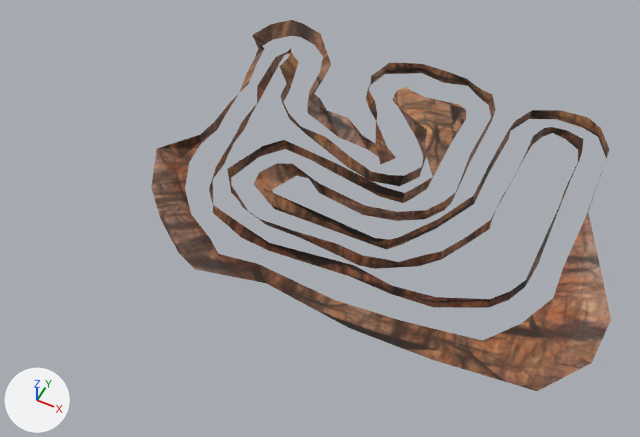
What one commit did to the Blender file RaceTrack1.blend.
Before and after are seen from a camera (50 mm lens) standing at (31.3, -80.3, 86.7) and looking at (-2.1, -13.5, 3.3). Arrows for +X, +Y and +Z are at lower left; the lights stay in place. Objects named as collision shapes, trigger or cutter boxes, shadow casters or lower levels of detail are left out.

In view in the first picture: 'walls'.
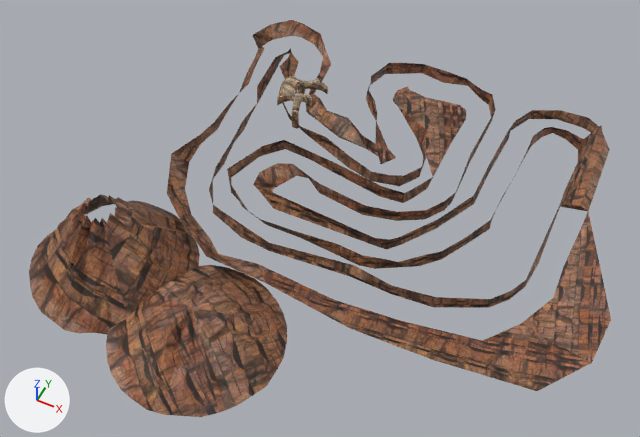
Changed parts and their boxes [x1, y1, x2, y2] in the pictures (640 x 437 px; the box of a moved part takes in the faces that stretch with it):
'walls', reshaped
    before: [151, 20, 611, 391]
    after: [167, 20, 611, 391]
'Mountain2', added (brown)
    after: [106, 265, 287, 417]
'Mountain', added (brown)
    after: [29, 195, 200, 335]
'Cube', added (brown)
    after: [277, 76, 328, 129]
part 1 of me_plane, moved or reshaped
    before: [151, 135, 266, 283]
    after: [167, 135, 266, 283]
part 2 of me_plane, added (brown)
    after: [559, 125, 610, 211]
part 3 of me_plane, surface changed
    both: [200, 20, 611, 391]

The change, as a diff of the scene's bpy script:
```diff
--- a/RaceTrack1.blend.py
+++ b/RaceTrack1.blend.py
@@ img_canyon2_jpg @@
+img_canyon2_jpg = load_image('canyon2.jpg', 'canyon2.jpg', 512, 512, 'sRGB')
@@ mat_canyon2_jpg @@
+mat_canyon2_jpg = principled_material('canyon2.jpg')
+mat_canyon2_jpg.texture = img_canyon2_jpg
@@ me_plane @@
 # used by ob_walls; location = (0.0, 0.0, 0.0)
 # verts and faces of me_plane; kept vertices keep their numbers, new ones are numbered from 307
 # before: 176 (-28.6, -10.9, 1.8) at pixel (156, 148), 177 (-25.1, -17.4, 1.8) at pixel (151, 187), 178 (-20.9, -21.6, 1.7) at pixel (160, 219), 179 (-15.9, -25.2, 1.8) at pixel (178, 252), 180 (-12.6, -26.6, 1.8) at pixel (194, 269)
 # before: 188 (27.8, 4.4, 1.6) at pixel (588, 211), 189 (27.3, 16.9, 1.8) at pixel (609, 149), 190 (25.0, 20.8, 1.7) at pixel (600, 127), 258 (24.1, 3.6, 1.5) at pixel (558, 206), 259 (24.1, 8.8, 1.8) at pixel (570, 179)
 # before: 260 (24.1, 14.3, 1.8) at pixel (581, 154), 261 (23.5, 17.5, 1.6) at pixel (583, 139)
-me_plane.from_pydata(...)  # 307 vertices, 167 faces; spans x -29.5..34.7, y -26.6..23.9, z 0.0..2.1
+me_plane.from_pydata(...)  # 314 vertices, 177 faces; spans x -29.5..34.7, y -25.9..23.9, z 0.0..2.7
+# me_plane part 1
+verts[176] = (-26.2, -10.8, 1.8)  # moved, pixel (171, 153)
+verts[177] = (-22.7, -17.3, 1.8)  # moved, pixel (166, 193)
+verts[178] = (-18.5, -20.6, 1.7)  # moved, pixel (180, 220)
+verts[179] = (-13.9, -23.3, 1.8)  # moved, pixel (200, 247)
+verts[180] = (-12.4, -24.3, 1.8)  # moved, pixel (206, 256)
+# me_plane part 2
+verts[307] = (26.6, 3.9, 2.6)  # pixel (580, 205)
+verts[308] = (26.3, 16.4, 2.7)  # pixel (603, 144)
+verts[309] = (25.1, 20.4, 2.6)  # pixel (601, 124)
+verts[310] = (24.5, 3.2, 2.5)  # pixel (562, 204)
+verts[311] = (24.6, 8.4, 2.7)  # pixel (574, 177)
+verts[312] = (24.6, 13.8, 2.7)  # pixel (585, 152)
+verts[313] = (24.2, 17.1, 2.6)  # pixel (589, 137)
+faces += [(260, 261, 313, 312), (188, 307, 308, 189), (188, 258, 310, 307), (307, 310, 311, 308), (308, 311, 312), (308, 312, 313, 309)]
+faces += [(190, 309, 313, 261), (258, 259, 311, 310), (189, 308, 309, 190), (259, 260, 312, 311)]
+# me_plane part 3: 167 kept faces spanning x -29.5..34.7, y -25.9..23.9, z 0.0..2.1 get new texture (UV) coordinates
 me_plane.materials.append(mat_canyonwall1_jpg)
@@ me_cylinder @@
+me_cylinder.from_pydata(...)  # 160 vertices, 128 faces; spans x -10.6..10.6, y -10.6..10.6, z -1.0..10.7
+me_cylinder.materials.append(mat_canyonwall1_jpg)  # picture img_canyonwall1_jpg
@@ me_cylinder_001 @@
+me_cylinder_001.from_pydata(...)  # 129 vertices, 128 faces; spans x -10.6..10.6, y -10.6..10.6, z -0.5..5.6
+me_cylinder_001.materials.append(mat_canyonwall1_jpg)  # picture img_canyonwall1_jpg
@@ me_cube_001 @@
+me_cube_001.from_pydata(...)  # 305 vertices, 284 faces; spans x -3.07..3.83, y -6.43..1.68, z -1.02..3.01
+me_cube_001.materials.append(mat_canyon2_jpg)  # picture img_canyon2_jpg
@@ ob_mountain @@
+ob_mountain = bpy.data.objects.new('Mountain', me_cylinder)
+ob_mountain.location = (-23.0, -29.1, 0.0)
@@ ob_mountain2 @@
+ob_mountain2 = bpy.data.objects.new('Mountain2', me_cylinder_001)
+ob_mountain2.location = (-8.0, -33.8, 0.0)
@@ ob_cube @@
+ob_cube = bpy.data.objects.new('Cube', me_cube_001)
+ob_cube.location = (-17.0, 10.3, 0.0)
```
